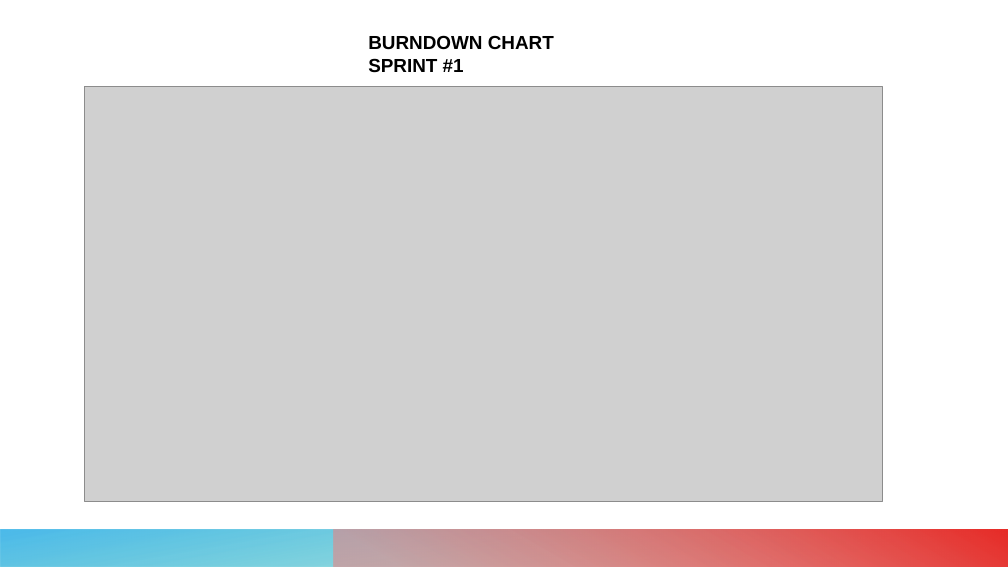
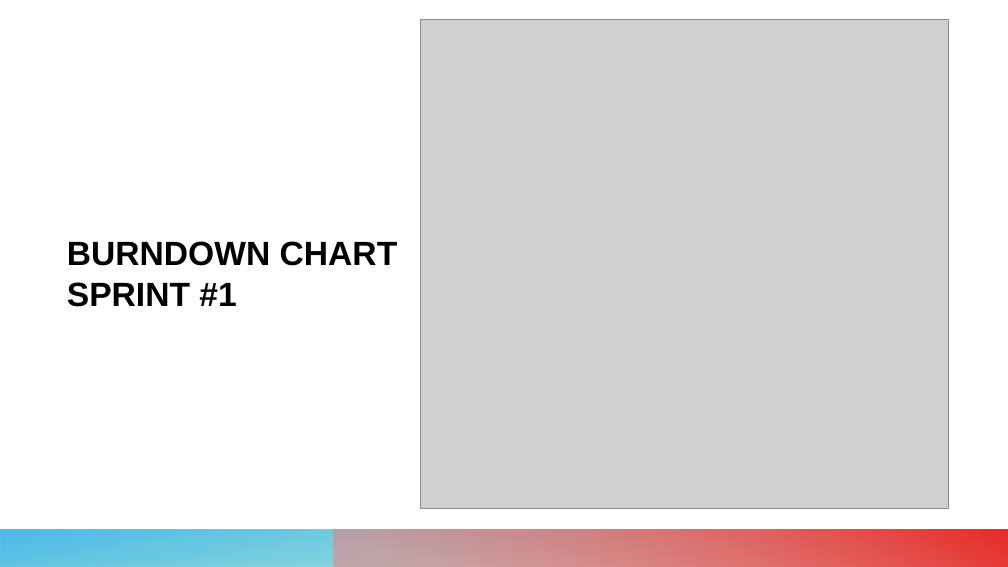
Before and after one commit to giuseppefrusso/Team8SE, a slide deck: slide 4 of Team 8 finale.pptx. Drawn at 1008x567 pixels with LibreOffice and Linux fonts; fonts in the diff are those of the drawing; grey boxes stand for pictures. Boxes give left, top, right and bottom in pixels: in the first picture for what was removed or moved away, otherwise in the second. Text is boxed around its words. In the diff, an @@ line names an element or a change of style, - is before the commit and + after.

Commit message:
mma

```diff
--- a/Team 8 finale.pptx
+++ b/Team 8 finale.pptx
@@ background #FFFFFF to pattern #FFFFFF on #FFFFFF @@
@@ picture added at (421, 20, 949, 509) @@
@@ picture removed at (84, 86, 882, 501) @@
@@ text "BURNDOWN CHART SPRINT #1": place and size @@
-text "BURNDOWN CHART SPRINT #1" at (368, 35, 554, 73)
+text "BURNDOWN CHART SPRINT #1" at (67, 241, 398, 307)
@@ text "BURNDOWN CHART SPRINT #1" at (67, 241, 398, 307): size 18 to 32 pt @@
```
Also in this commit, not shown: 3 other slides changed.
